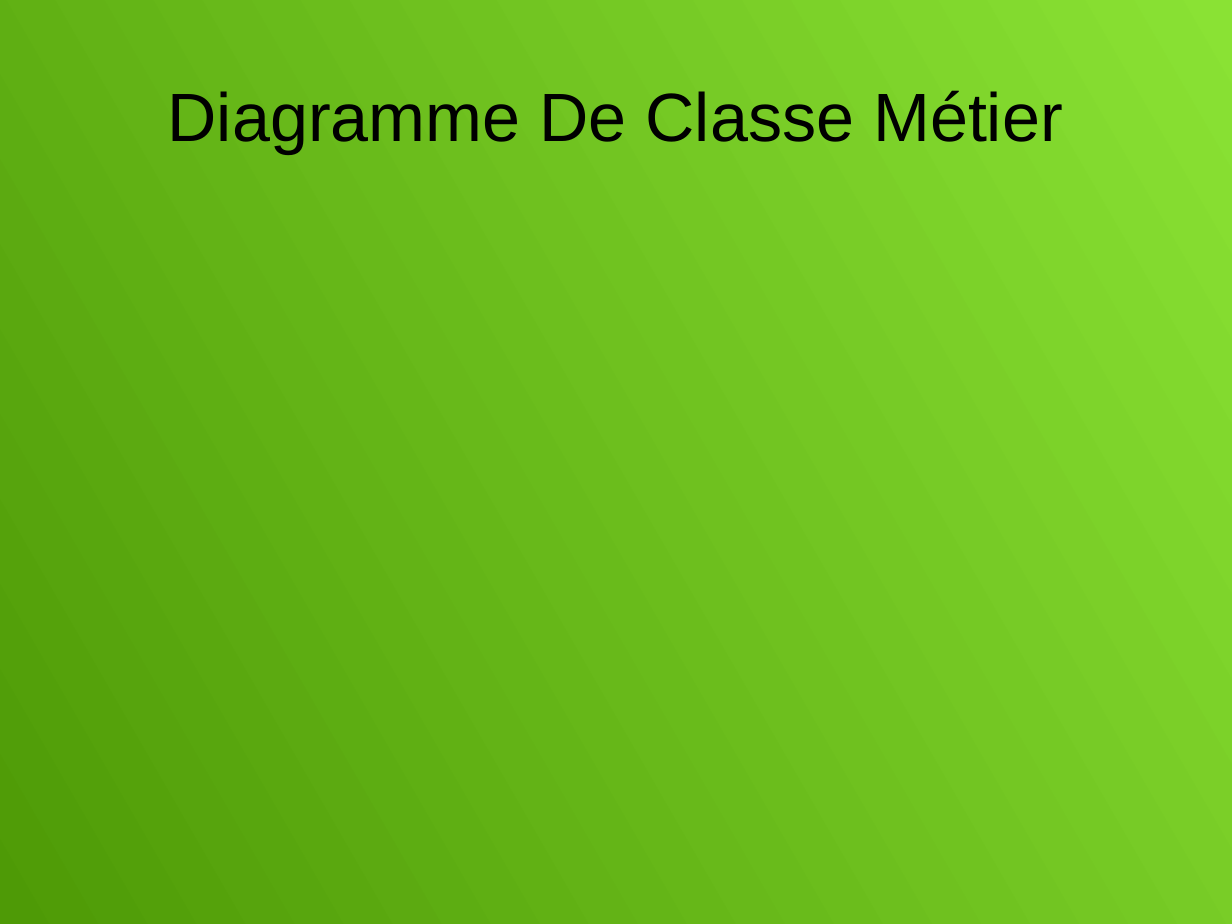
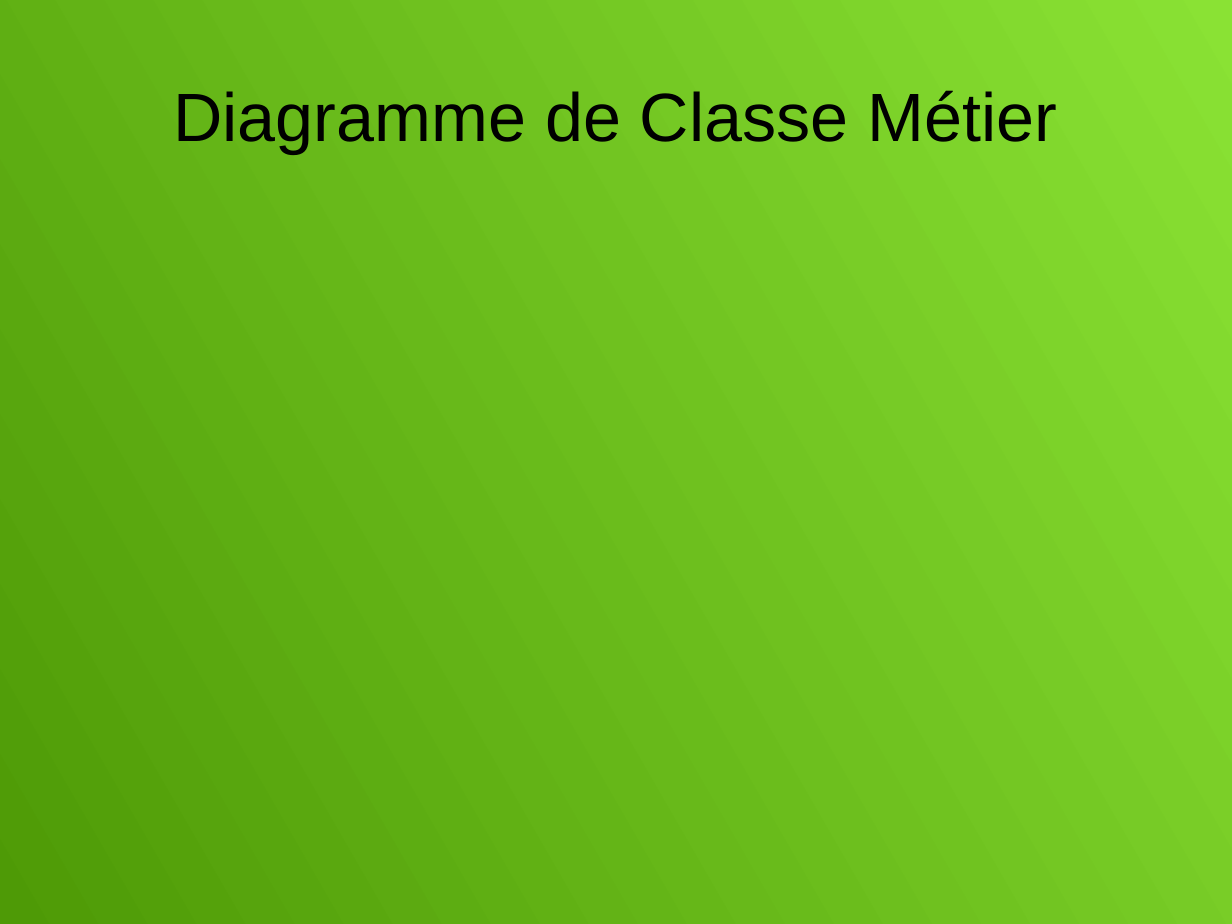
Before and after one commit to Ashmouth/IL, a slide deck: slide 8 of Diapo.odp. Drawn at 1232x924 pixels with LibreOffice and Linux fonts; fonts in the diff are those of the drawing. Boxes give left, top, right and bottom in pixels: in the first picture for what was removed or moved away, otherwise in the second. Text is boxed around its words. In the diff, an @@ line names an element or a change of style, - is before the commit and + after.

```diff
--- a/Diapo.odp
+++ b/Diapo.odp
@@ title at (173,90,1058,153): text changed @@
-Diagramme De Classe Métier
+Diagramme de Classe Métier
```
Also in this commit, not shown: 3 other slides changed.
